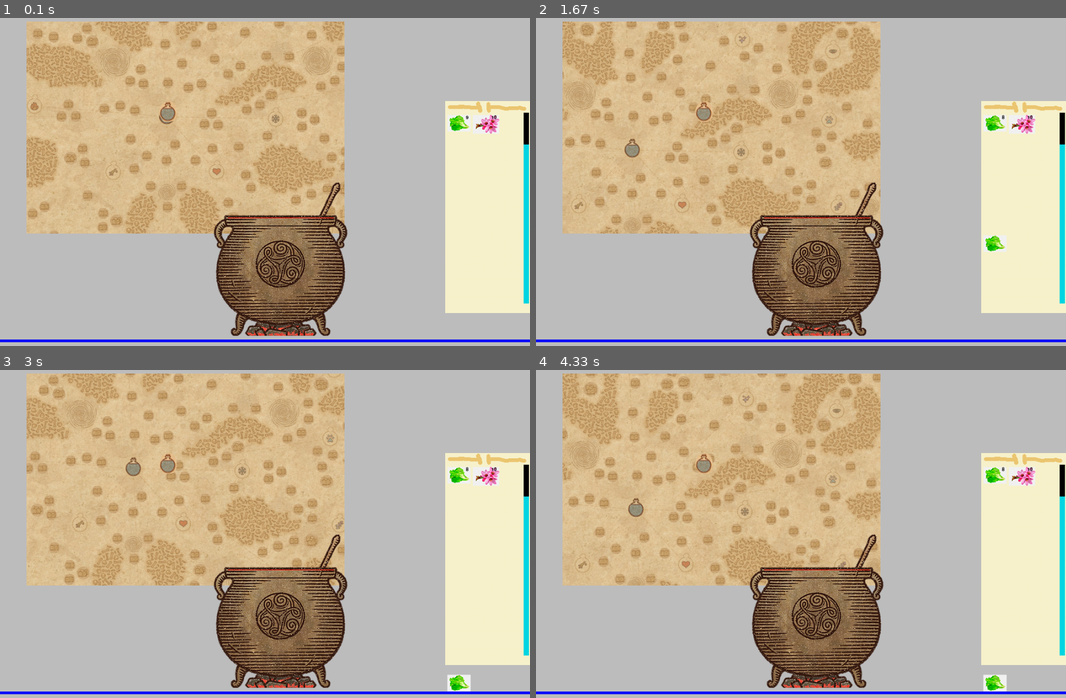
Above: before the commit, frames 1-4 (two rows, left to right).
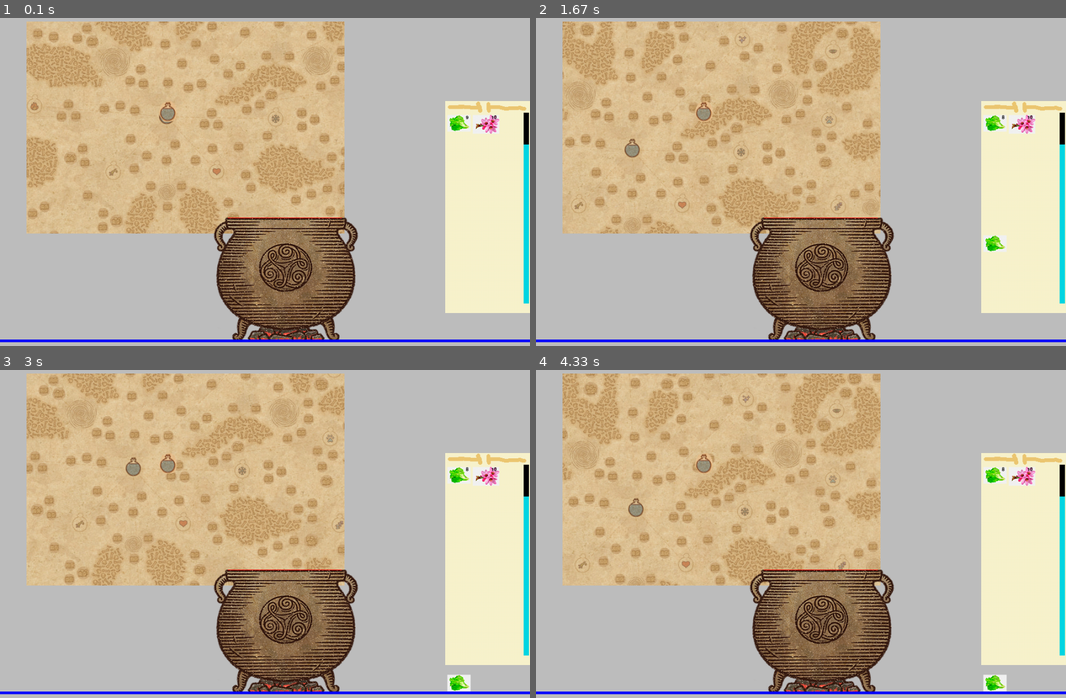
Above: after the commit, the same moments.

Repository: pumpkineater777/projectpygame
Game: pygame game, started from main.py
Two runs of this game, one before a commit and one after it. Both use one fixed random seed, a clock stepped at 60 frames per second and the inputs below.
Inputs:
- Up to frame 1 (0.1 s): no input
- Up to frame 2 (1.67 s): click "9" at 0.38 s; hold D 0.67-1.13 s; hold W 1.17-1.47 s; hold D from 1.5 s (still down)
- Up to frame 3 (3 s): release D at 1.97 s; hold A 2-2.53 s; hold S 2.57-2.87 s; hold A from 2.9 s (still down)
- Up to frame 4 (4.33 s): release A at 3.3 s; hold W 3.33-3.7 s; hold D from 3.73 s (still down)

The runs differ from the first frame. In frame 1, 6.0% of the frame differs, in the area x 40-68%, y 50-99%; in frame 2, 6.0%; in frame 3, 6.0%; in frame 4, 6.0%.

Commit message:
first git

Diff:
--- a/bpwl.py
+++ b/bpwl.py
@@ -6,7 +6,7 @@
 class Bowl(pg.sprite.Sprite):
     def __init__(self, x, y):
         super().__init__()
-        self.image = pg.Surface((200, 1))
+        self.image = pg.Surface((215, 1))
         self.image.fill("red")
         self.rect = self.image.get_rect()
         self.rect.x = x
--- a/main.py
+++ b/main.py
@@ -110,7 +110,7 @@
     board.add(Boarder(0, left_win, left_win, height - left_win))
     board.add(Boarder(left_win + win_width, top_win, width - (left_win + win_width), height - top_win))
     board.add(Boarder(left_win, top_win + win_height, width - left_win, height - (top_win + win_height)))
-    entities.add(OnlyImage(400, 350, "Котёл.png"))
+    entities.add(OnlyImage(400, 417, "chunk.png"))
     entities.add(OnlyImage(840, 200, "rightobject.png"))
     temp = Bowl(430, 420)
     entities.add(temp)
Binary file added: image/chunk.png
